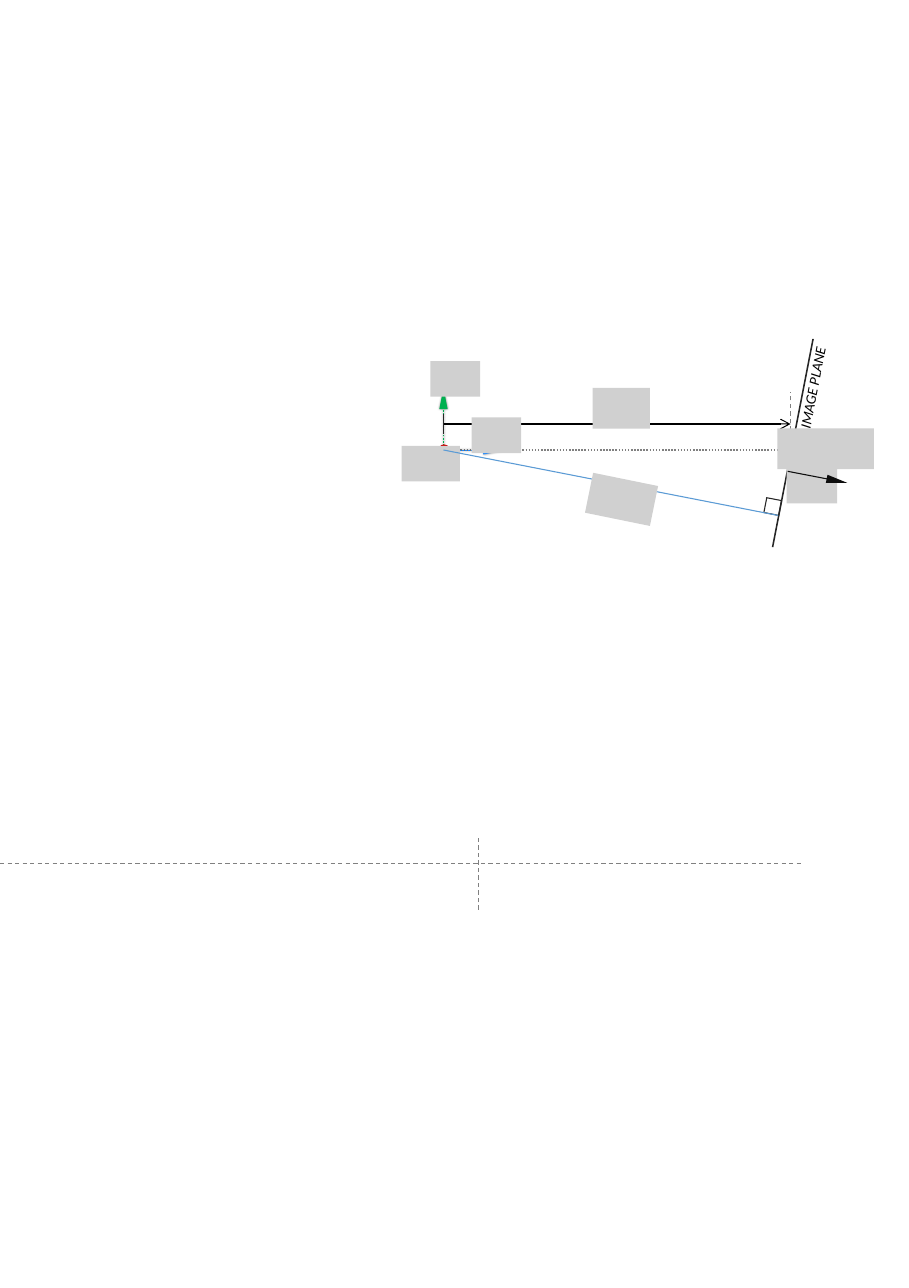
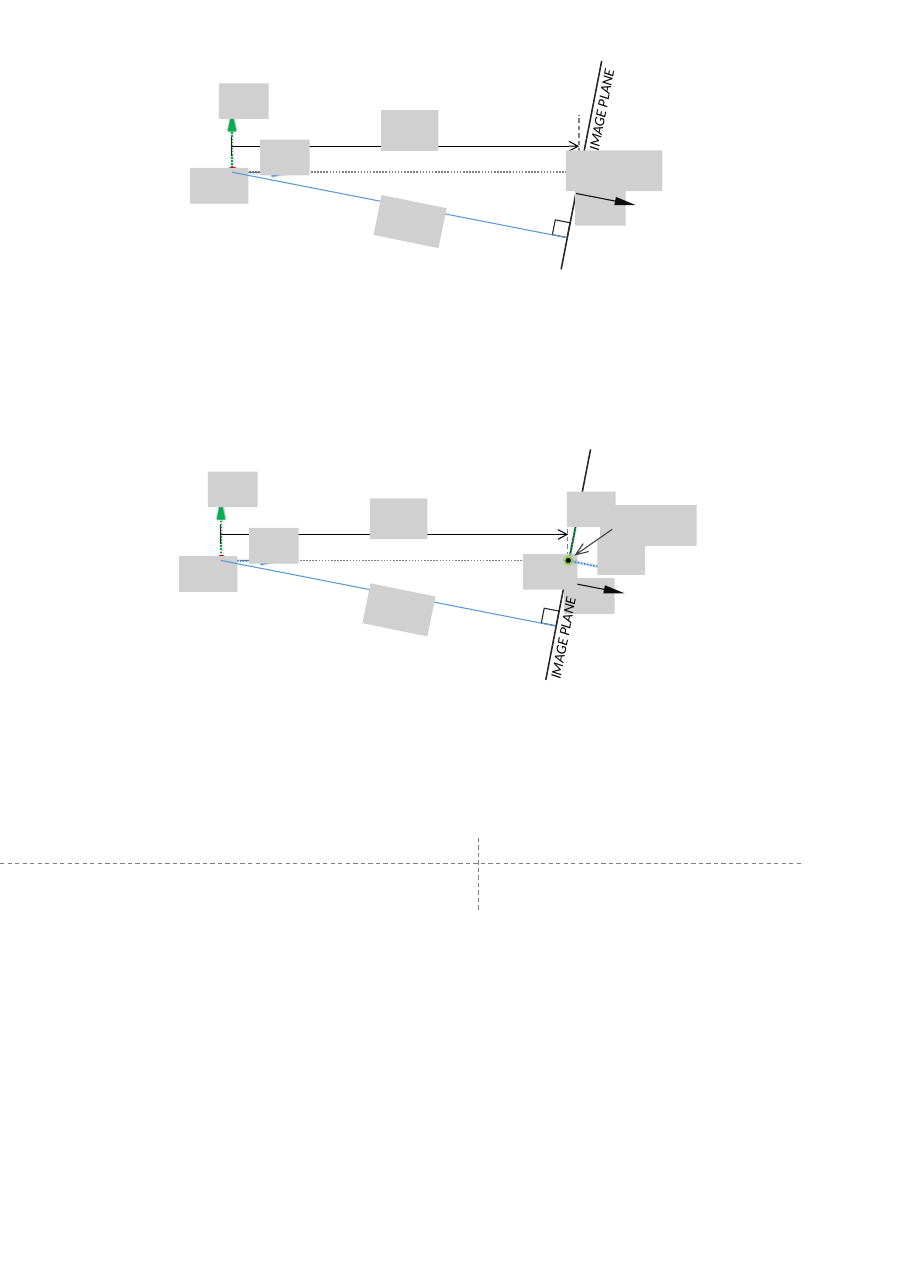
Before and after one commit to indranilsinharoy/phd-artifacts, a slide deck: slide 7 of chapters/chapter03_geometricmodel/figures/figures_PPT.pptx (slide 5 before the commit). Drawn at 909x1288 pixels with LibreOffice and Linux fonts; fonts in the diff are those of the drawing; grey boxes stand for pictures. Boxes give left, top, right and bottom in pixels: in the first picture for what was removed or moved away, otherwise in the second. Text is boxed around its words. In the diff, an @@ line names an element or a change of style, - is before the commit and + after.

```diff
--- a/chapters/chapter03_geometricmodel/figures/figures_PPT.pptx
+++ b/chapters/chapter03_geometricmodel/figures/figures_PPT.pptx
@@ 5 pictures, 2 lines, 1 text, 1 arrow: place and size @@
-5 pictures, 2 lines, 1 text, 1 arrow at (430,339,874,547)
+5 pictures, 2 lines, 1 text, 1 arrow at (220,61,664,270)
@@ 3 lines, 3 arrows, 2 pictures, 2 ellipses, 1 rectangle: place and size @@
-3 lines, 3 arrows, 2 pictures, 2 ellipses, 1 rectangle at (401,388,847,515)
+3 lines, 3 arrows, 2 pictures, 2 ellipses, 1 rectangle at (191,111,636,238)
@@ group added at (179,439,701,683): 10 pictures, 7 arrows, 5 lines, 3 ellipses, 2 rectangles, 1 text @@
+IMAGE PLANE
```
Also in this commit, not shown: 4 other slides changed, 2 slides added, 6 other files.
